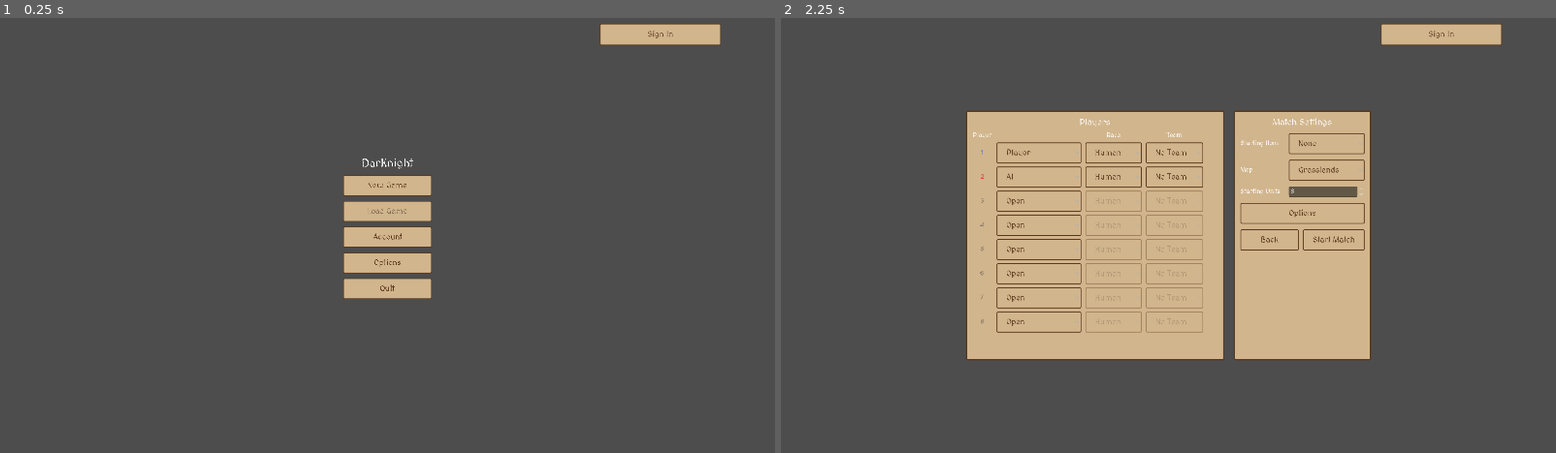
Above: before the commit, frames 1-2 (left to right).
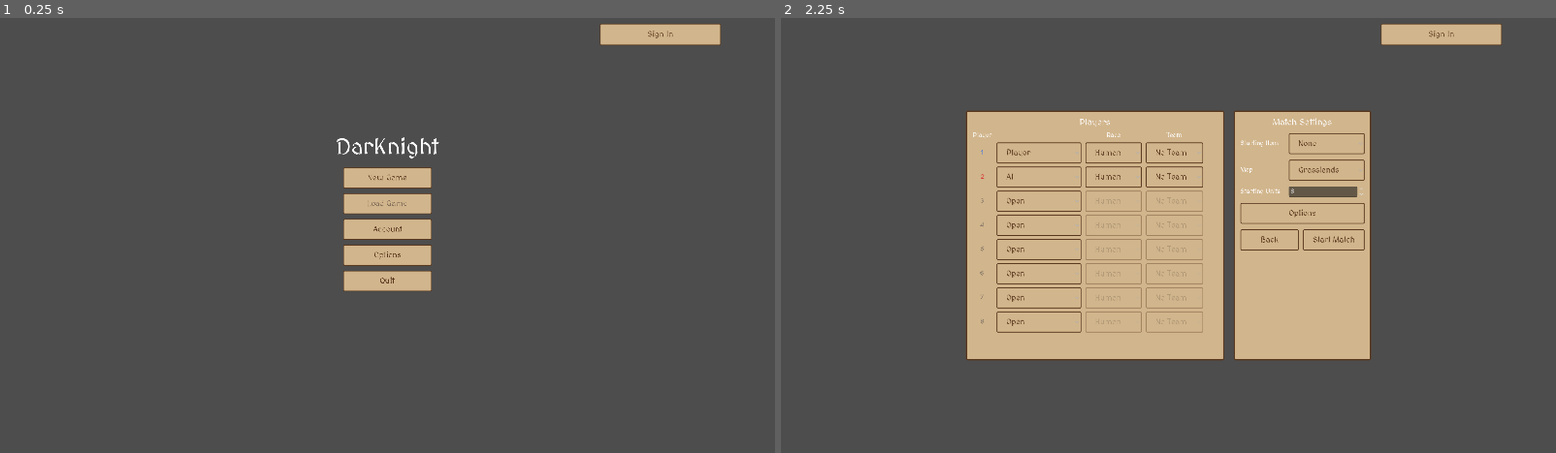
Above: after the commit, the same moments.

Repository: wesleywesleyadams-debug/Aegis-Matrix
Game: Godot game, scene res://scenes/TitleMenu.tscn
Same seed, same stepped clock (60 frames per second), same inputs: the game is played once before the commit and once after it.
Inputs:
- Up to frame 1 (0.25 s): no input
- Up to frame 2 (2.25 s): click "New Game" at 0.5 s; click "Back" at 1.25 s; click "New Game" at 2 s

The runs differ from the first frame. In frame 1, 2.2% of the frame differs, in the area x 43-57%, y 27-65%; in frame 2, nothing differs.

Commit message:
Scale up and reposition the title menu's "DarKnight" text
Font size doubled (28 -> 56) and moved up ~1cm (~68px at 96dpi) from
its old spot. Pulled it out of VBox into its own independently
positioned Label so scaling it doesn't push the menu buttons around --
VBox now holds just the 5 buttons, resized to match.

Co-Authored-By: Claude Sonnet 5 <noreply@anthropic.com>

Diff:
--- a/scenes/TitleMenu.tscn
+++ b/scenes/TitleMenu.tscn
@@ -9,6 +9,21 @@
 anchor_bottom = 1.0
 script = ExtResource("1_title")
 
+[node name="TitleLabel" type="Label" parent="."]
+layout_mode = 1
+anchors_preset = 8
+anchor_left = 0.5
+anchor_right = 0.5
+anchor_top = 0.5
+anchor_bottom = 0.5
+offset_left = -250.0
+offset_top = -250.0
+offset_right = 250.0
+offset_bottom = -182.0
+theme_override_font_sizes/font_size = 56
+horizontal_alignment = 1
+text = "DarKnight"
+
 [node name="VBox" type="VBoxContainer" parent="."]
 layout_mode = 1
 anchors_preset = 8
@@ -17,16 +32,10 @@
 anchor_top = 0.5
 anchor_bottom = 0.5
 offset_left = -110.0
-offset_top = -195.0
+offset_top = -169.0
 offset_right = 110.0
-offset_bottom = 195.0
+offset_bottom = 169.0
 theme_override_constants/separation = 12
-
-[node name="TitleLabel" type="Label" parent="VBox"]
-layout_mode = 2
-theme_override_font_sizes/font_size = 28
-horizontal_alignment = 1
-text = "DarKnight"
 
 [node name="PlayButton" type="Button" parent="VBox"]
 layout_mode = 2
